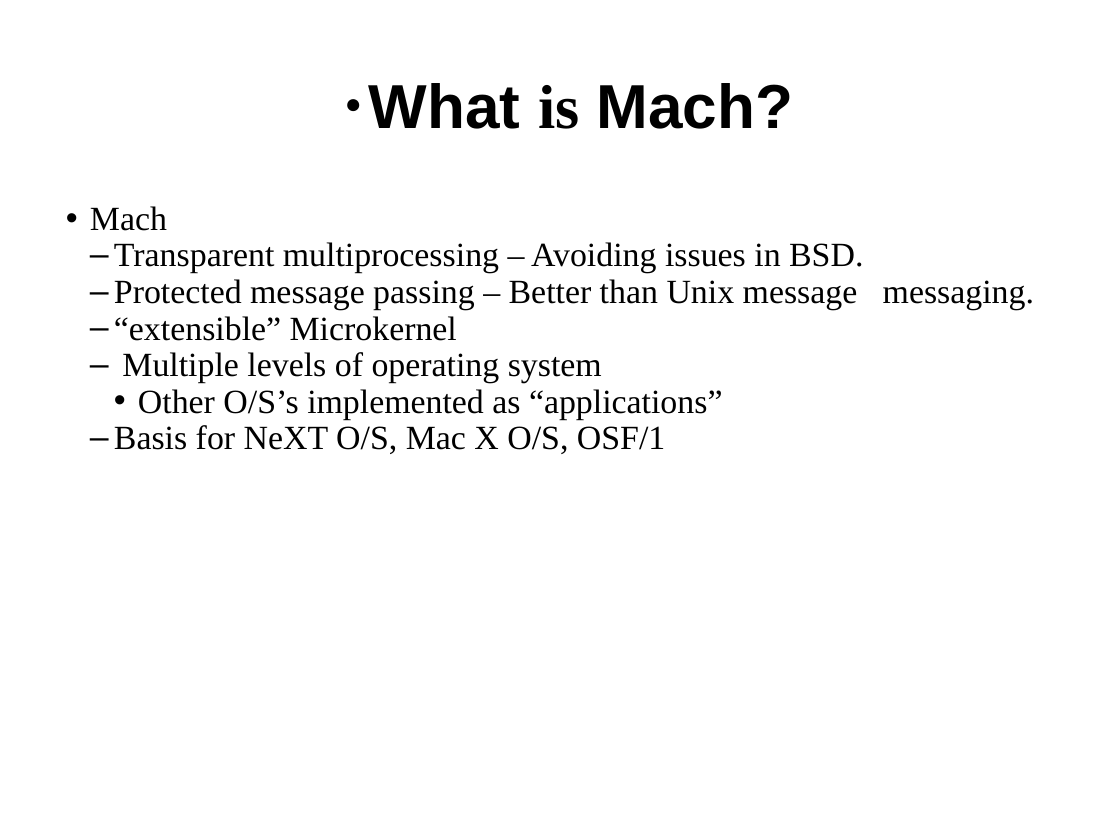
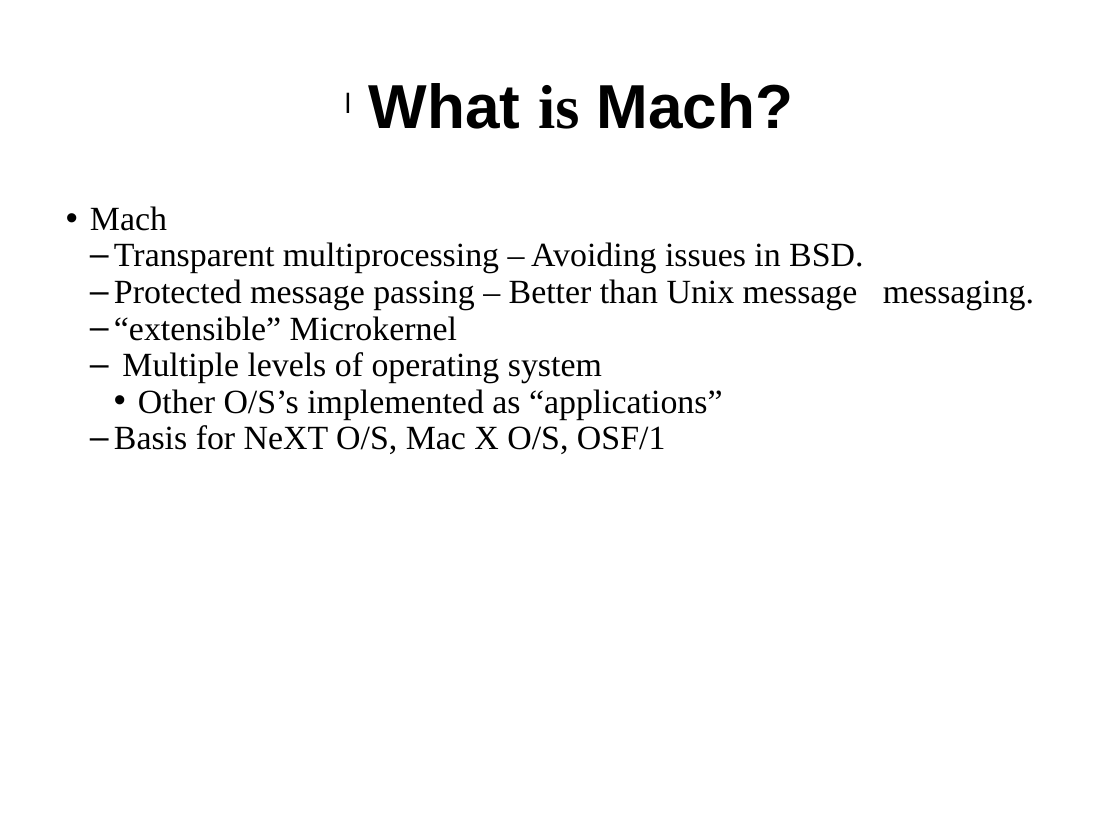
Before and after one commit to sunil11101/MACH-PPT, a slide deck: slide 2 of MACH_and_UNIX_emulation_in_MACH.pptx. Drawn at 1120x840 pixels with LibreOffice and Linux fonts; fonts in the diff are those of the drawing. Boxes give left, top, right and bottom in pixels: in the first picture for what was removed or moved away, otherwise in the second. Text is boxed around its words. In the diff, an @@ line names an element or a change of style, - is before the commit and + after.

```diff
--- a/MACH_and_UNIX_emulation_in_MACH.pptx
+++ b/MACH_and_UNIX_emulation_in_MACH.pptx
@@ text "What is Mach?" at [369, 83, 793, 129]: bullet ● to l @@
```
Also in this commit, not shown: 2 other slides changed, 5 slides added.
